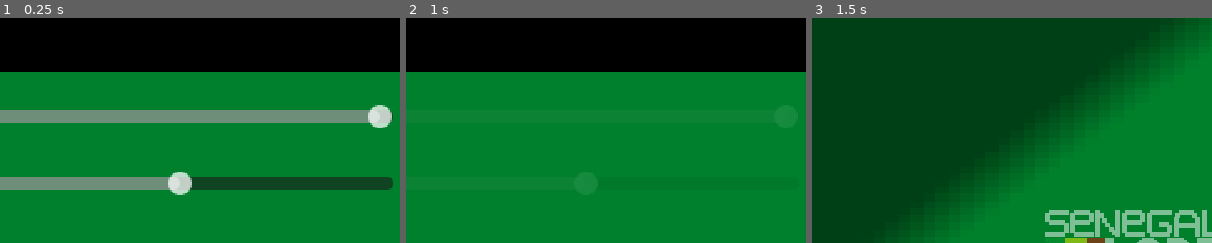
Above: before the commit, frames 1-3 (left to right).
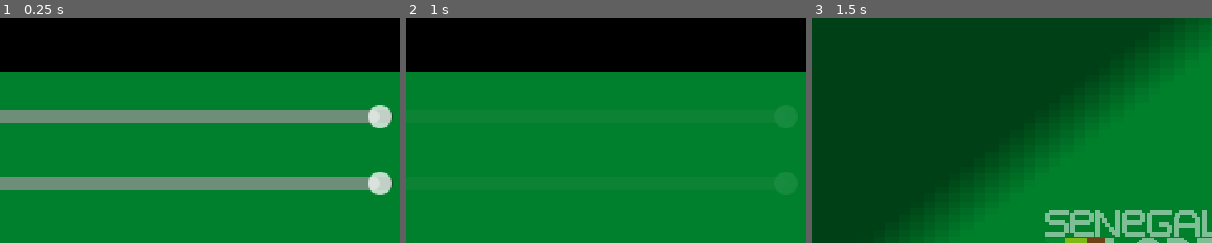
Above: after the commit, the same moments.

Repository: Milepowe/Senegal-Lore-godot
Game: Godot game, scene res://scenes/menus/options/options.tscn
Two runs of this game, one before a commit and one after it. Both use one fixed random seed, a clock stepped at 60 frames per second and the inputs below. This scene is started directly instead of the project's main scene.
Inputs:
- Up to frame 1 (0.25 s): no input
- Up to frame 2 (1 s): tap Enter (confirm) at 0.5 s; hold Enter (confirm) from 0.53 s (still down)
- Up to frame 3 (1.5 s): release Enter (confirm) at 1.25 s; click "Options" at 1.25 s
The pictures show only the part of the screen within x 38-88%, y 0-50%; the shares and areas given below are measured in that part.

The runs differ from the first frame. In frame 1, 3.6% of the frame differs, in the area x 42-98%, y 68-79%; in frame 2, less than 0.1%; in frame 3, nothing differs.

Commit message:
volume slider finally works
the script may be complicated but it's very simple

Diff:
--- a/default_bus_layout.tres
+++ b/default_bus_layout.tres
@@ -5,7 +5,7 @@
 bus/1/solo = false
 bus/1/mute = false
 bus/1/bypass_fx = false
-bus/1/volume_db = 0.0
+bus/1/volume_db = 0.0672607
 bus/1/send = &"Master"
 bus/2/name = &"SFX"
 bus/2/solo = false
--- a/project.godot
+++ b/project.godot
@@ -96,5 +96,5 @@
 
 [rendering]
 
-renderer/rendering_method="gl_compatibility"
+renderer/rendering_method="mobile"
 textures/default_filters/use_nearest_mipmap_filter=true
--- a/scenes/menus/options/options.tscn
+++ b/scenes/menus/options/options.tscn
@@ -32,10 +32,11 @@
 offset_top = 51.0
 offset_right = 417.0
 offset_bottom = 67.0
-min_value = 0.001
 max_value = 1.0
+step = 0.001
 value = 1.0
 script = ExtResource("4_ycxxn")
+bus_name = "Music"
 
 [node name="RichTextLabel" type="RichTextLabel" parent="."]
 offset_left = 3.0
@@ -51,7 +52,11 @@
 offset_top = 91.0
 offset_right = 417.0
 offset_bottom = 107.0
-value = 70.0
+max_value = 1.0
+step = 0.001
+value = 1.0
+script = ExtResource("4_ycxxn")
+bus_name = "sfx"
 
 [node name="RichTextLabel2" type="RichTextLabel" parent="."]
 offset_left = 7.0
--- a/scripts/menu/volume.gd
+++ b/scripts/menu/volume.gd
@@ -1,6 +1,20 @@
 extends HSlider
 
 # ca marche pas donc allez fix jsp
-func music_slider(music_value):
-	AudioServer.set_bus_volume_db(AudioServer.get_bus_index("Music"), music_value)
-	pass
+@export
+var bus_name: String
+
+var bus_index: int
+
+func _ready() -> void:
+	bus_index = AudioServer.get_bus_index(bus_name)
+	value_changed.connect(_on_value_changed)
+	value = db_to_linear(
+		AudioServer.get_bus_volume_db(bus_index)
+	)
+
+func _on_value_changed(value: float) -> void:
+	AudioServer.set_bus_volume_db(
+		bus_index,
+		linear_to_db(value)
+)
Not shown: 1 places in assests/ui/buttons/start_menu_button.tres that only renumber resources
Not shown: 1 places in assests/ui/fonts/normal_size_text.tres that only renumber resources
Not shown: 1 places in scenes/menus/options/options.tscn that only renumber resources
Not shown: 1 places in scenes/menus/start_menu/intro_message.tscn that only renumber resources
